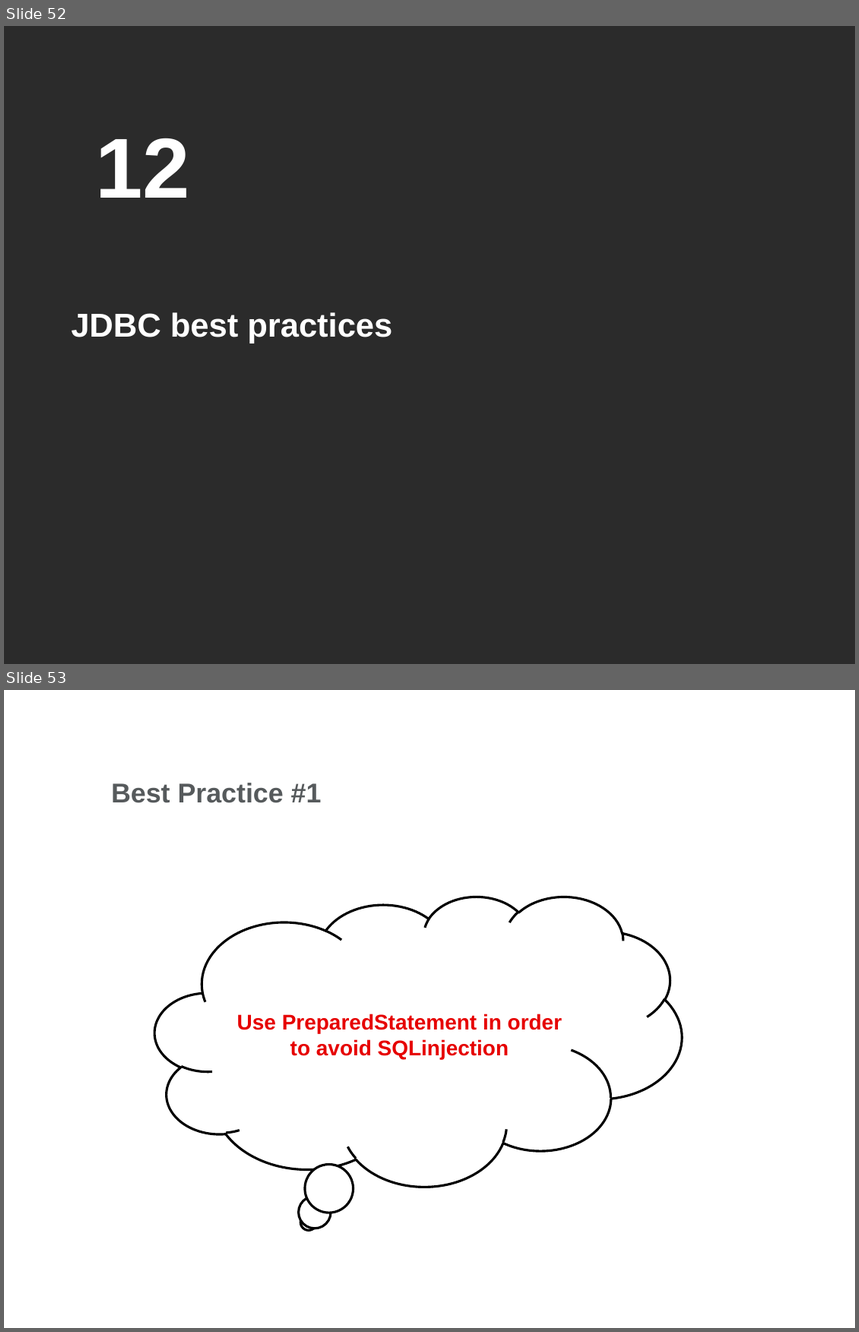
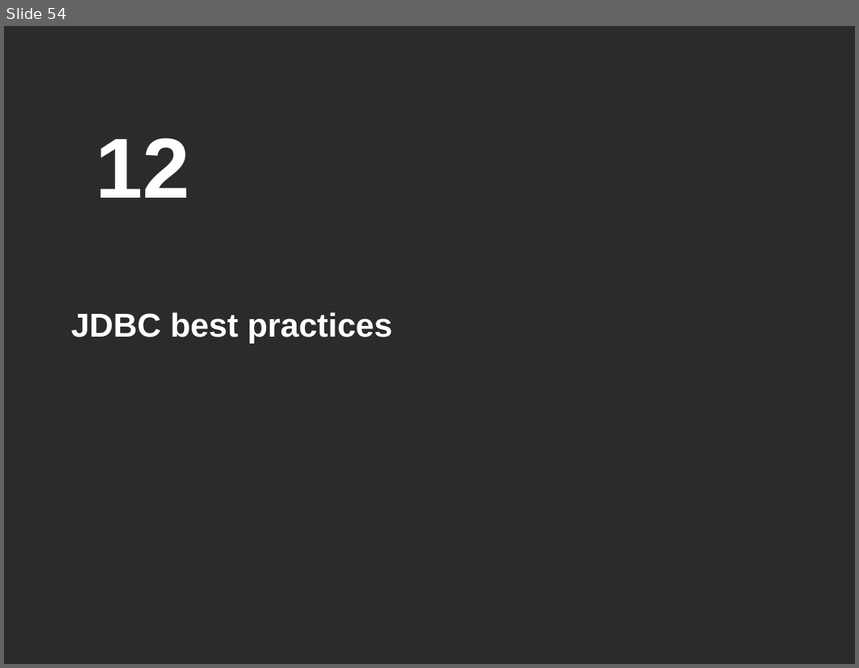
Before and after one commit to ocpodariu/JavaDocs, a slide deck: JDBC/Introduction to JDBC.pptx. Shown one above the other, each under a label of ours: slides 52 and 53 before the commit, slide 54 after it. The pictures are 859x1332 and 859x668 pixels, drawn with LibreOffice and Linux fonts; fonts in the diff are those of the drawing; background and template pictures are left out; a plain dark background stands for a picture behind light text. Boxes give left, top, right and bottom in pixels: in the first picture for what was removed or moved away, otherwise in the second. Text is boxed around its words. In the diff, an @@ line names an element or a change of style, - is before the commit and + after.

```diff
--- a/JDBC/Introduction to JDBC.pptx
+++ b/JDBC/Introduction to JDBC.pptx
@@ slide 53 removed at [4, 690, 855, 1328], background picture (left out) @@
@@ title removed at [111, 783, 322, 803] @@
-Best Practice #1
@@ text removed at [154, 896, 682, 1186] @@
-Use PreparedStatement in order to avoid SQLinjection
@@ what was slide 52 is now slide 54 @@
```
Also in this commit, not shown: 6 slides changed, 3 slides added, 1 other slide removed.
